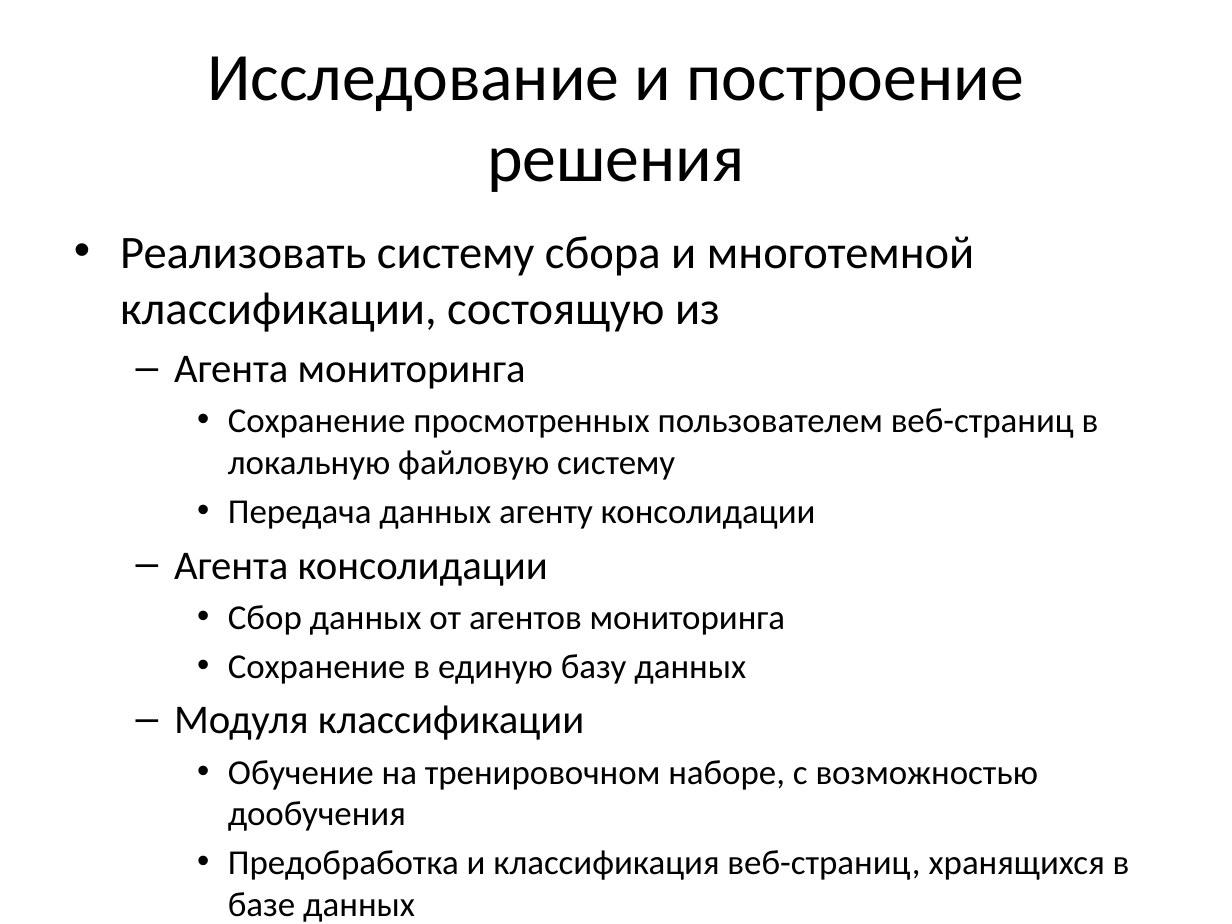
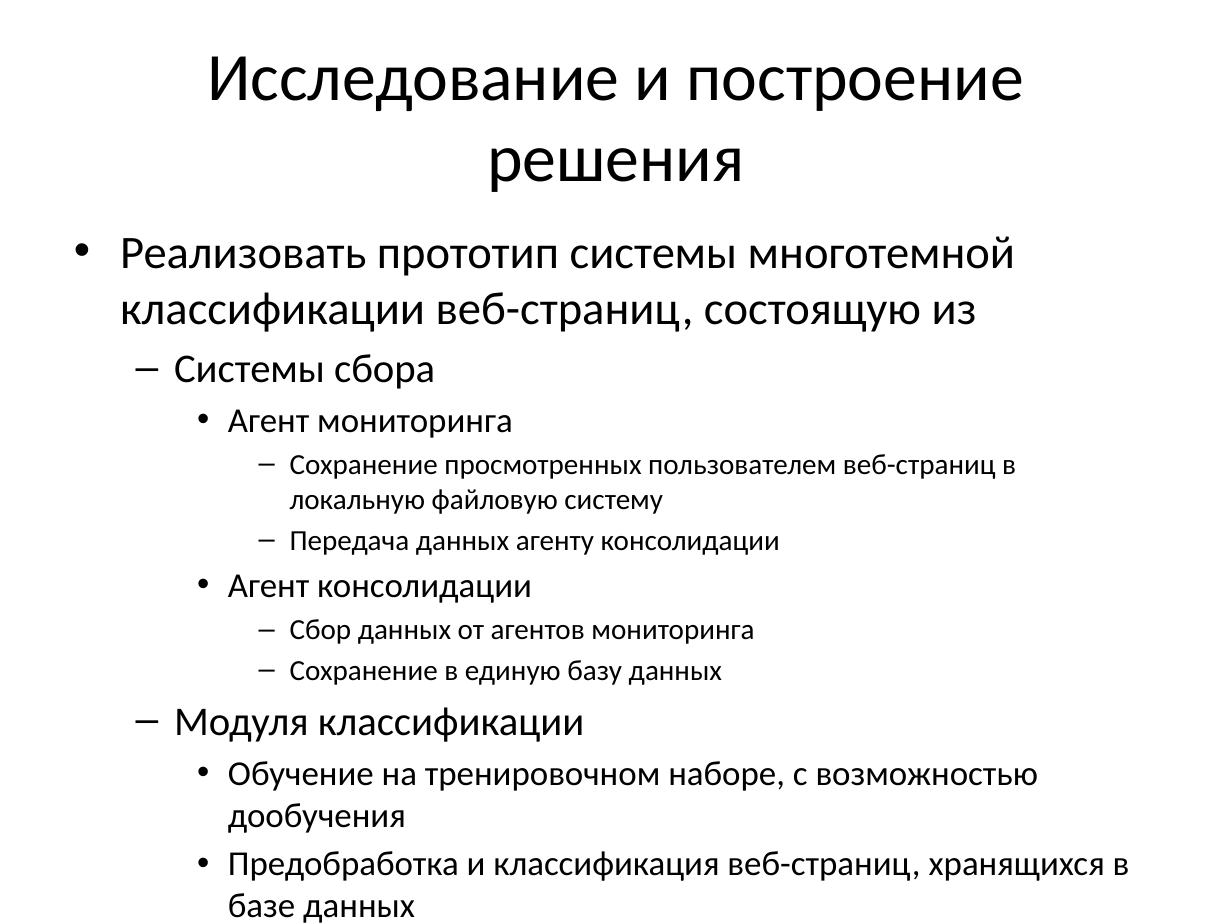
Before and after one commit to Oksert/Diplom_text, a slide deck: slide 14 of Треско_презентация.pptx (slide 13 before the commit). Drawn at 1232x924 pixels with LibreOffice and Linux fonts; fonts in the diff are those of the drawing. Boxes give left, top, right and bottom in pixels: in the first picture for what was removed or moved away, otherwise in the second. Text is boxed around its words. In the diff, an @@ line names an element or a change of style, - is before the commit and + after.

```diff
--- a/Треско_презентация.pptx
+++ b/Треско_презентация.pptx
@@ text at (120, 236, 1015, 438): text changed @@
-• Реализовать систему сбора и многотемной классификации, состоящую из
-  – Агента мониторинга
+• Реализовать прототип системы многотемной классификации веб-страниц, состоящую из
+  – Системы сбора
+    • Агент мониторинга
@@ text at (290, 454, 1016, 685): size 20.4 to 17 pt in "Сохранение просмотренных пользователем веб-страниц в локальн ...", "Передача данных агенту консолидации", "Сбор данных от агентов мониторинга", "Сохранение в единую базу данных"; bullet • to –; list level 3 to 4 in "Сохранение просмотренных пользователем веб-страниц в ..."; list level 3 to 4 in "Передача данных агенту консолидации"; list level 3 to 4 in "Сбор данных от агентов мониторинга"; list level 3 to 4 in "Сохранение в единую базу данных" @@
@@ text at (228, 574, 532, 603): text changed; size 23.8 to 20.4 pt @@
-  – Агента консолидации
+    • Агент консолидации
```
Also in this commit, not shown: 11 other slides changed, 2 slides added, 1 slide removed, 9 other files.
